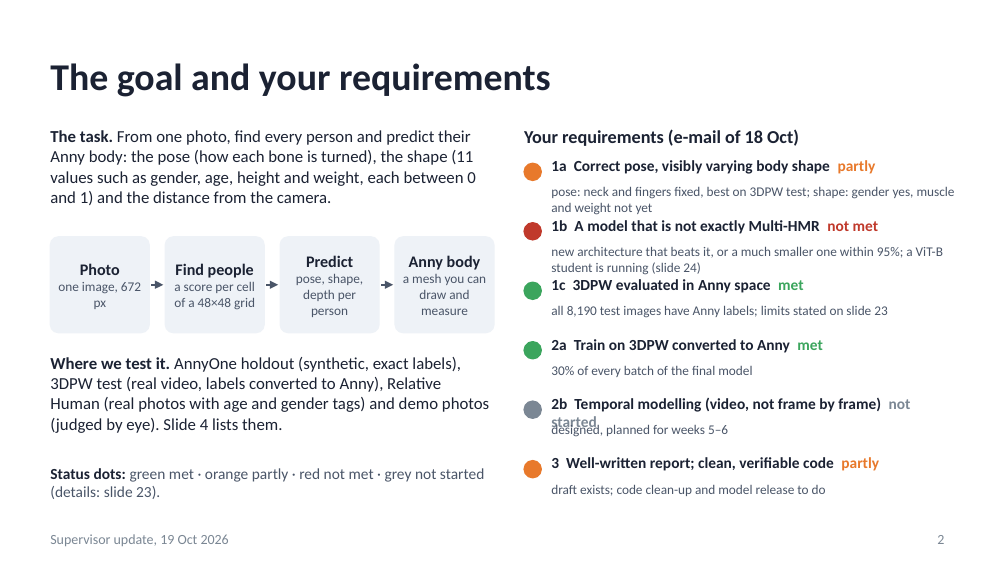
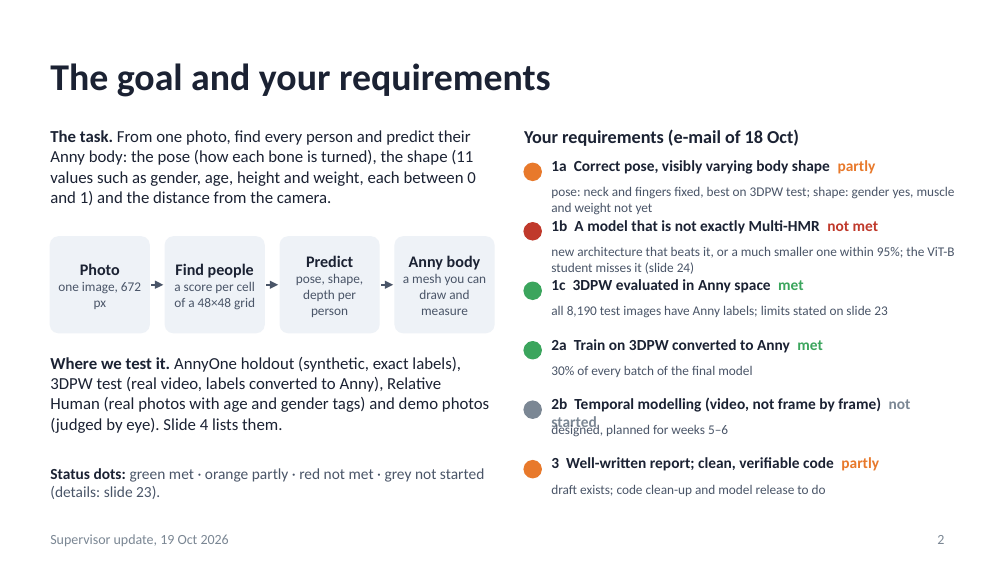
Before and after one commit to saadnajib/Multi-Person-Whole-Body-Human-Mesh-Recovery-in-a-Single-Shot-with-Annyone-dataset-and-3dpw-dataset, a slide deck: slide 2 of docs/supervisor_update_2026-10-19.pptx. Drawn at 1008x567 pixels with LibreOffice and Linux fonts; fonts in the diff are those of the drawing. Boxes give left, top, right and bottom in pixels: in the first picture for what was removed or moved away, otherwise in the second. Text is boxed around its words. In the diff, an @@ line names an element or a change of style, - is before the commit and + after.

```diff
--- a/docs/supervisor_update_2026-10-19.pptx
+++ b/docs/supervisor_update_2026-10-19.pptx
@@ text at [551, 246, 954, 274]: text changed @@
-new architecture that beats it, or a much smaller one within 95%; a ViT-B student is running (slide 24)
+new architecture that beats it, or a much smaller one within 95%; the ViT-B student misses it (slide 24)
```
Also in this commit, not shown: 6 other slides changed, 10 other files.
